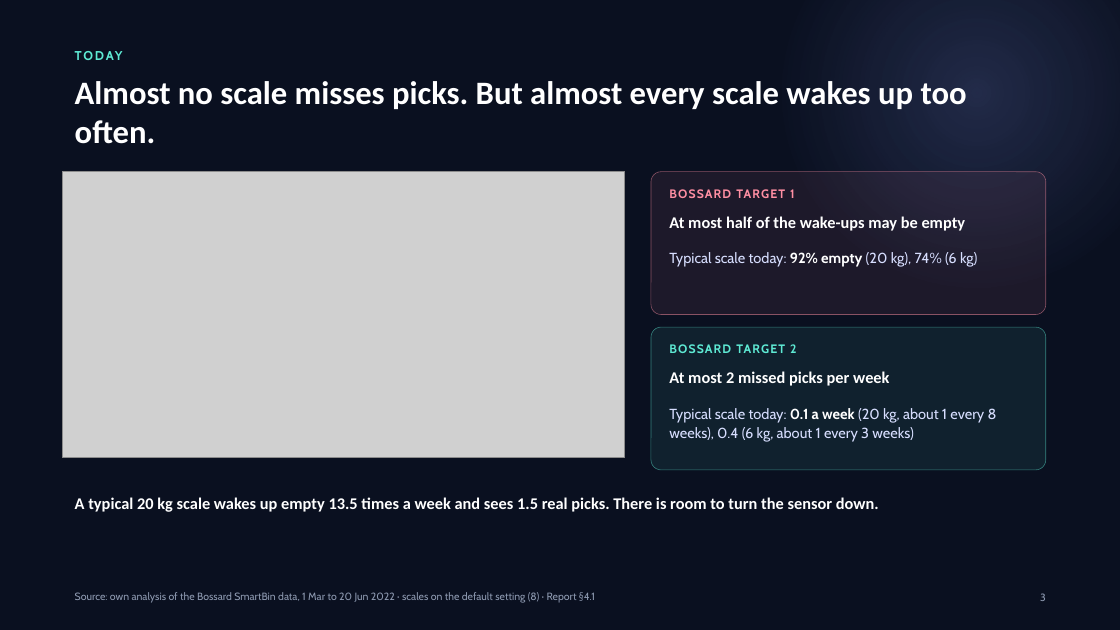
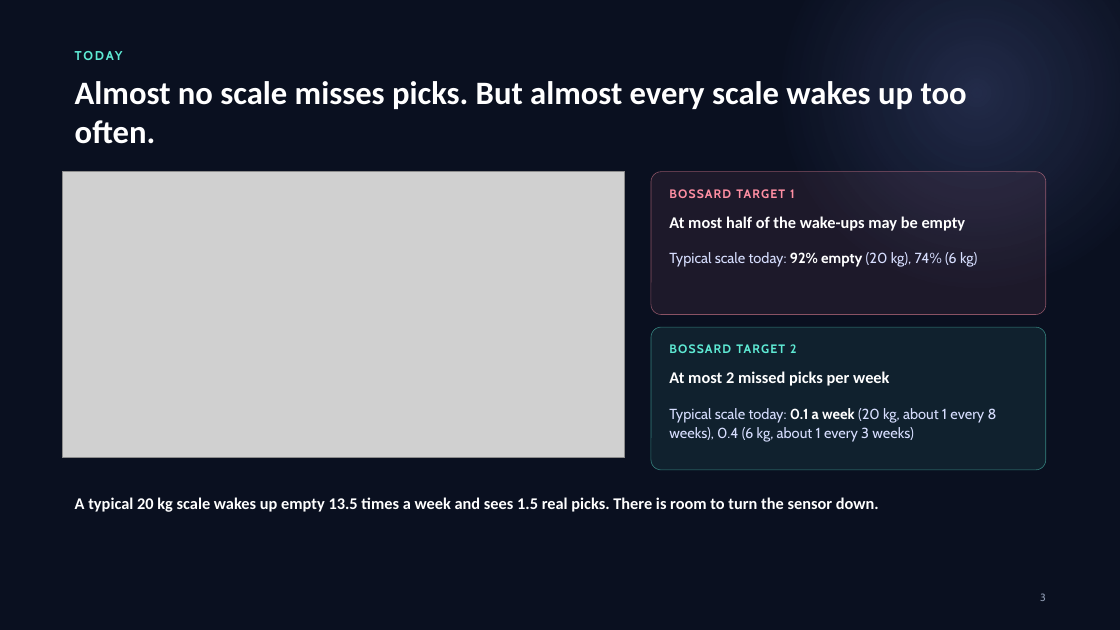
Before and after one commit to erenalpckroglu/smartbin-sensor-optimization, a slide deck: slide 3 of presentation/SmartBin – presentation.pptx. Drawn at 1120x630 pixels with LibreOffice and Linux fonts; fonts in the diff are those of the drawing; grey boxes stand for pictures. Boxes give left, top, right and bottom in pixels: in the first picture for what was removed or moved away, otherwise in the second. Text is boxed around its words. In the diff, an @@ line names an element or a change of style, - is before the commit and + after.

```diff
--- a/presentation/SmartBin – presentation.pptx
+++ b/presentation/SmartBin – presentation.pptx
@@ text removed at [75,592,595,603] @@
-Source: own analysis of the Bossard SmartBin data, 1 Mar to 20 Jun 2022 · scales on the default setting (8) · Report §4.1
```
Also in this commit, not shown: 19 other slides changed, 1 other file.
